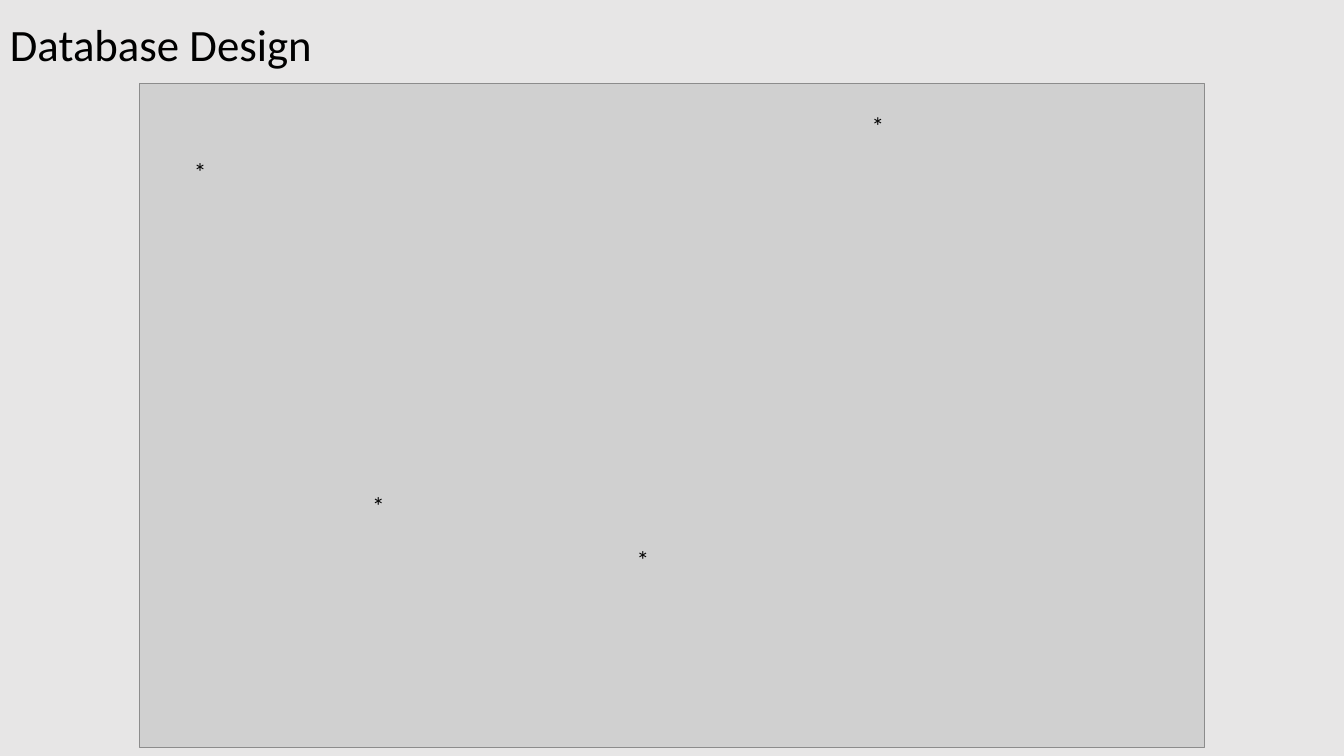
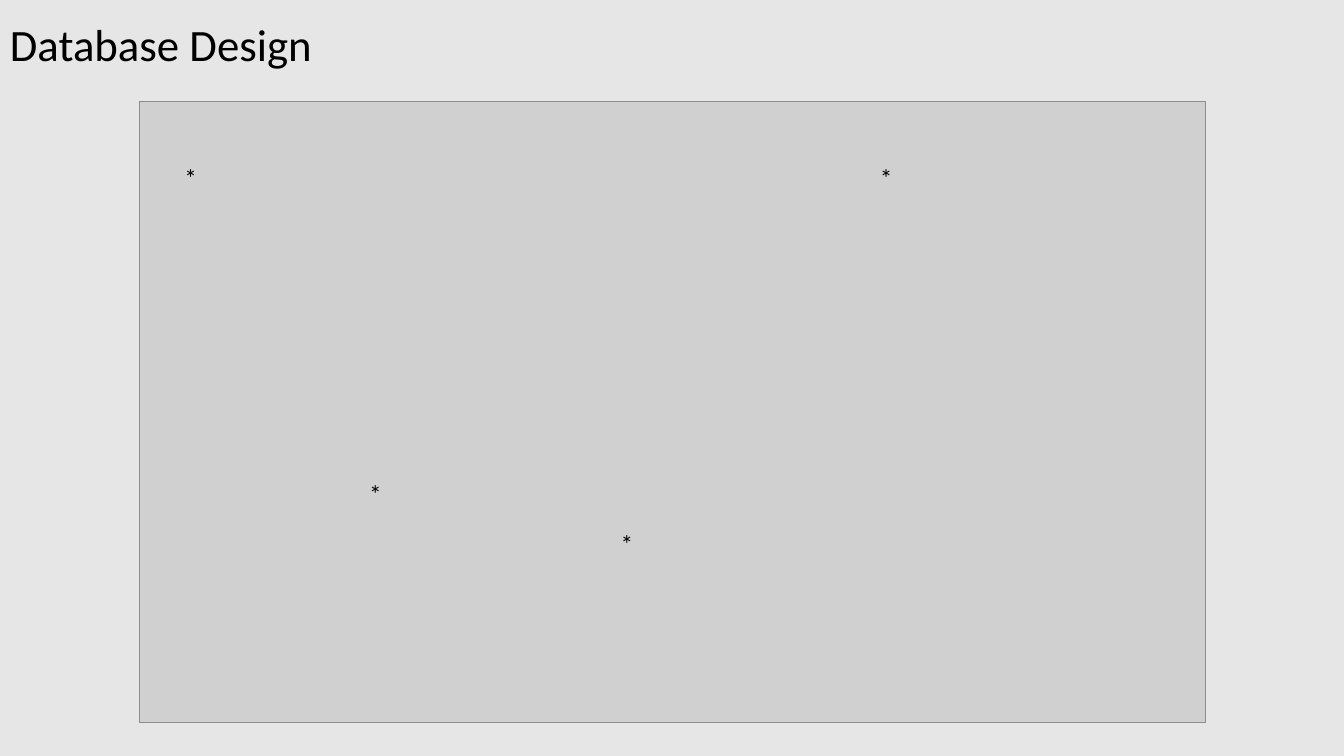
Before and after one commit to BALAJIJ-J/Review2-Documents, a slide deck: slide 8 of 20Y005-Review 2.pptx. Drawn at 1344x756 pixels with LibreOffice and Linux fonts; fonts in the diff are those of the drawing; grey boxes stand for pictures. Boxes give left, top, right and bottom in pixels: in the first picture for what was removed or moved away, otherwise in the second. Text is boxed around its words. In the diff, an @@ line names an element or a change of style, - is before the commit and + after.

```diff
--- a/20Y005-Review 2.pptx
+++ b/20Y005-Review 2.pptx
@@ picture resized from (x1=139, y1=84, x2=1205, y2=747) to (x1=139, y1=102, x2=1205, y2=723) @@
@@ text "*" moved from (x1=185, y1=165, x2=210, y2=178) to (x1=174, y1=157, x2=201, y2=198) @@
@@ text "*" at (x1=174, y1=157, x2=201, y2=198): vertical alignment middle to top @@
@@ text "*" moved from (x1=894, y1=137, x2=923, y2=177) to (x1=870, y1=157, x2=896, y2=198) @@
@@ text "*" rewrapped from (x1=362, y1=486, x2=388, y2=526) to (x1=350, y1=474, x2=402, y2=514) @@
@@ text "*" moved from (x1=627, y1=539, x2=655, y2=580) to (x1=611, y1=524, x2=637, y2=565) @@
```
Also in this commit, not shown: 1 other file.
